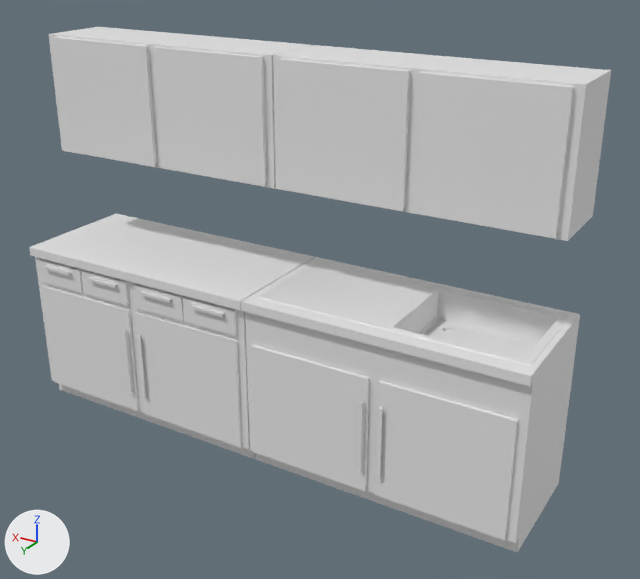
The FBX model Assets/Wasteland Cabin/Models/Wast_KitchenShelf.fbx: old version first, new version second.
Camera for both pictures: a camera (50 mm lens) standing at (-0.0248, 0.0379, 0.0284) and looking at (-0.0022, 0.0002, 0.0095). Every picture has the same lights, and +X, +Y and +Z are marked at lower left. Where no turn or scale is listed for an object, it has been applied to the vertices.

Script lines for the objects in view, before the commit:
```python
mat_kitchenshelf = principled_material('KitchenShelf')
mat_kitchenshelf.base_color = (0.8, 0.8, 0.8)  # white #e7e7e7
me_kitchenshelf = bpy.data.meshes.new('KitchenShelf')
me_kitchenshelf.from_pydata(...)  # 416 vertices, 686 faces; spans x -0.0153..0.0153, y -0.0029..0.0046, z 0.0..0.0218
me_kitchenshelf.materials.append(mat_kitchenshelf)  # white #e7e7e7
ob_kitchenshelf = bpy.data.objects.new('KitchenShelf', me_kitchenshelf)
ob_kitchenshelf.location = (0.0, 0.0, 0.0)
```
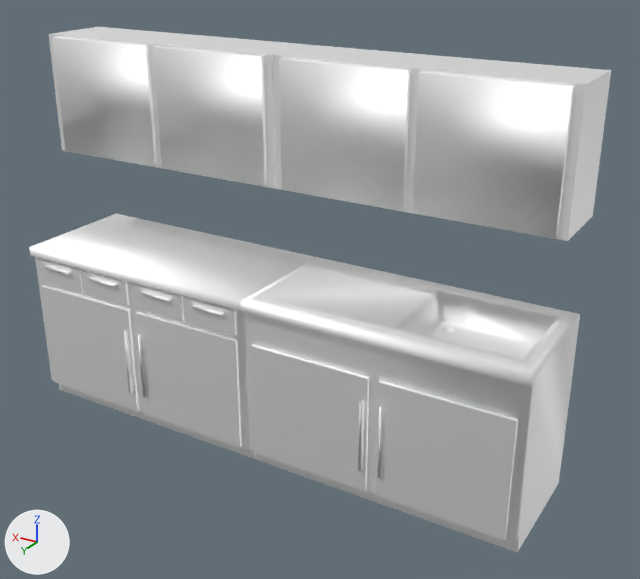
Location of each change, [x1, y1, x2, y2] in pixels of the pictures (640 x 579 px):
```json
{"object": "KitchenShelf", "change": "recoloured, surface changed, reshaped", "before": [29, 27, 611, 553], "after": [29, 27, 611, 553]}
{"part": 1, "of": "me_kitchenshelf", "change": "cut back", "before": [30, 37, 580, 542], "after": [44, 57, 572, 396]}
```

Scene script edits in JSON lines:
```json
{"op": "set", "path": "mat_kitchenshelf.base_color", "old": "(0.8, 0.8, 0.8)", "new": "(1.0, 1.0, 1.0)", "note": "white #e7e7e7 -> white #ffffff"}
{"op": "set", "path": "mat_kitchenshelf.roughness", "old": "0.5", "new": "0.649"}
{"op": "set", "path": "mat_kitchenshelf.metallic", "old": "0.0", "new": "1.0"}
{"block": "me_kitchenshelf", "where": "# used by ob_kitchenshelf; location = (0.0, 0.0, 0.0)"}
{"op": "remove", "block": "me_kitchenshelf", "code": "me_kitchenshelf.from_pydata(...)  # 416 vertices, 686 faces; spans x -0.0153..0.0153, y -0.0029..0.0046, z 0.0..0.0218"}
{"op": "add", "block": "me_kitchenshelf", "code": "me_kitchenshelf.from_pydata(...)  # 239 vertices, 342 faces; spans x -0.0153..0.0153, y -0.0029..0.0046, z 0.0..0.0218"}
{"block": "me_kitchenshelf", "change": "me_kitchenshelf part 1: 12 vertices moved from x -0.0149..0.0079, y -0.0024..0.0045, z 0.0062..0.0153 to x -0.0149..0.0079, y -0.002..0.0045, z 0.0062..0.0153; 193 vertices removed from x -0.0153..0.0153, y -0.0029..0.0046, z 0.0009..0.0217; 16 vertices added at x -0.0144..0.0142, y -0.002..0.0045, z 0.0083..0.0099"}
```
